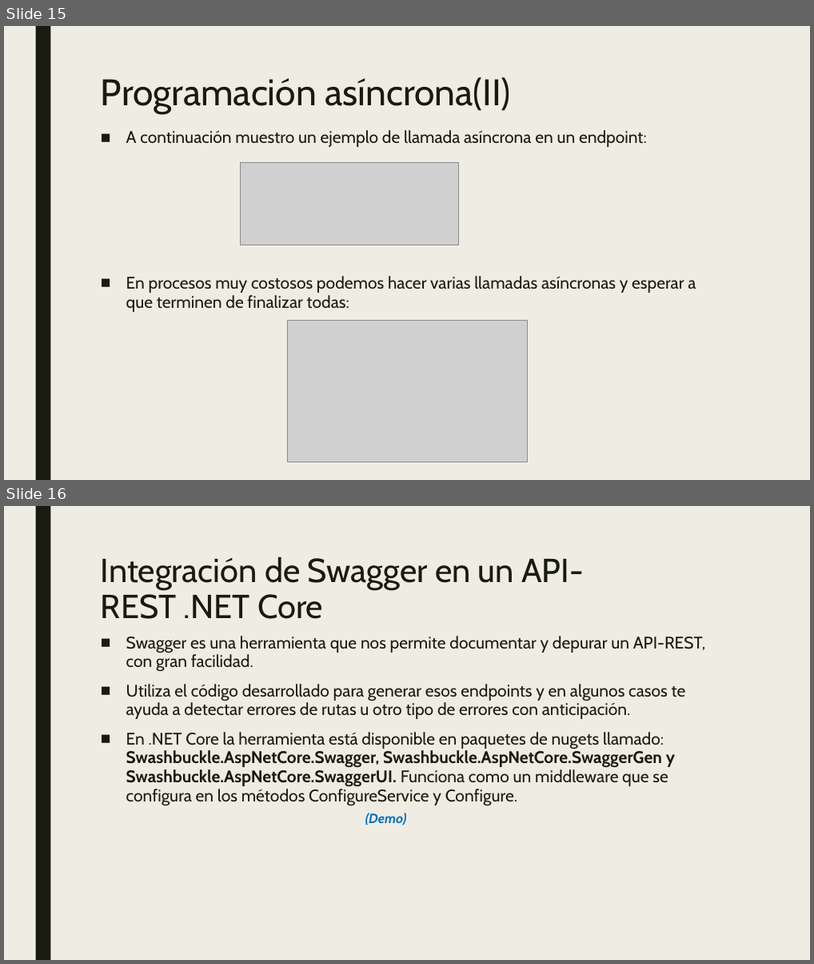
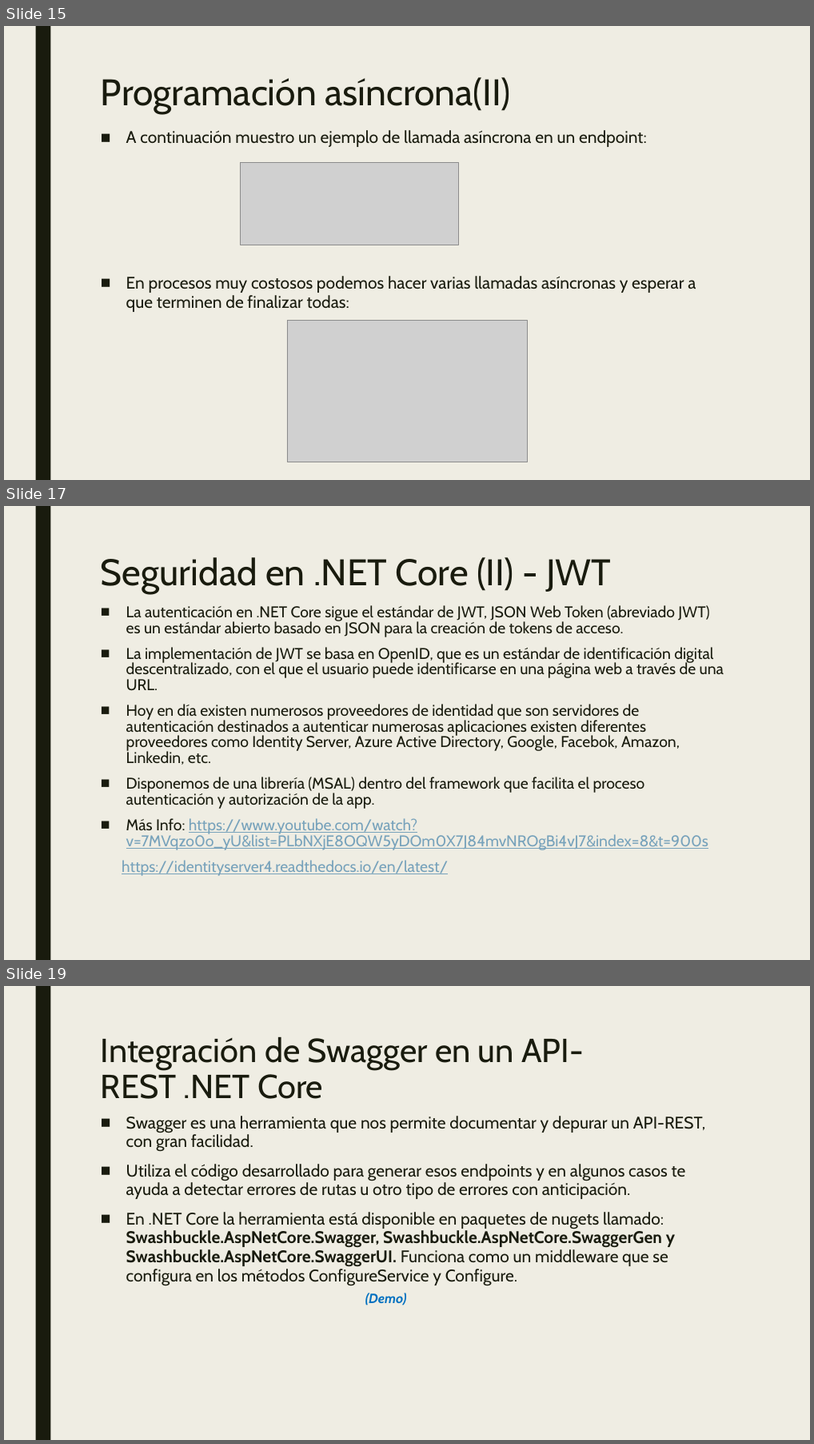
Before and after one commit to dadjh85/Demo4-Curso-.NetCore3.1, a slide deck: doc/Demo4- Curso .NET Core.pptx. Shown one above the other, each under a label of ours: slides 15 and 16 before the commit, slides 15, 17 and 19 after it; the slides between them are not shown. The pictures are 814x964 and 814x1444 pixels, drawn with LibreOffice and Linux fonts; fonts in the diff are those of the drawing; grey boxes stand for pictures. Boxes give left, top, right and bottom in pixels: in the first picture for what was removed or moved away, otherwise in the second. Text is boxed around its words. In the diff, an @@ line names an element or a change of style, - is before the commit and + after.

Commit message:
* Init segurity .net core

```diff
--- a/doc/Demo4- Curso .NET Core.pptx
+++ b/doc/Demo4- Curso .NET Core.pptx
@@ slide 17 added at box(4, 506, 810, 960), background #EFEDE3; not listed: 1 template element that a slide beside it also shows @@
@@ title added at box(101, 557, 611, 594), 44 pt, text #191B0E @@
+Seguridad en .NET Core (II) - JWT
@@ text added at box(122, 605, 724, 876), 18.5 pt, text #191B0E @@
+■ La autenticación en .NET Core sigue el estándar de JWT, JSON Web Token (abreviado JWT) es un estándar abierto basado en JSON para la creación de tokens de acceso.
+■ La implementación de JWT se basa en OpenID, que es un estándar de identificación digital descentralizado, con el que el usuario puede identificarse en una página web a través de una URL.
+■ Hoy en día existen numerosos proveedores de identidad que son servidores de autenticación destinados a autenticar numerosas aplicaciones existen diferentes proveedores como Identity Server, Azure Active Directory, Google, Facebok, Amazon, Linkedin, etc.
+■ Disponemos de una librería (MSAL) dentro del framework que facilita el proceso autenticación y autorización de la app.
+■ Más Info: https://www.youtube.com/watch?v=7MVqzo0o_yU&list=PLbNXjE8OQW5yDOm0X7J84mvNROgBi4vJ7&index=8&t=900s
+https://identityserver4.readthedocs.io/en/latest/
@@ what was slide 16 is now slide 19 @@
```
Also in this commit, not shown: 1 slide changed, 2 other slides added, 2 other files.
